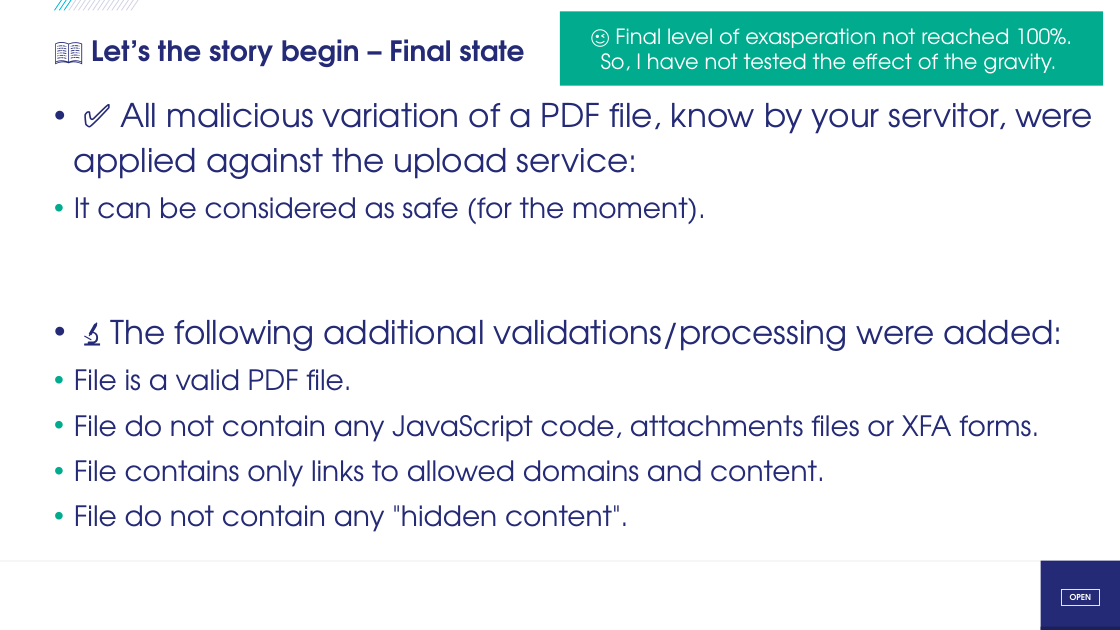
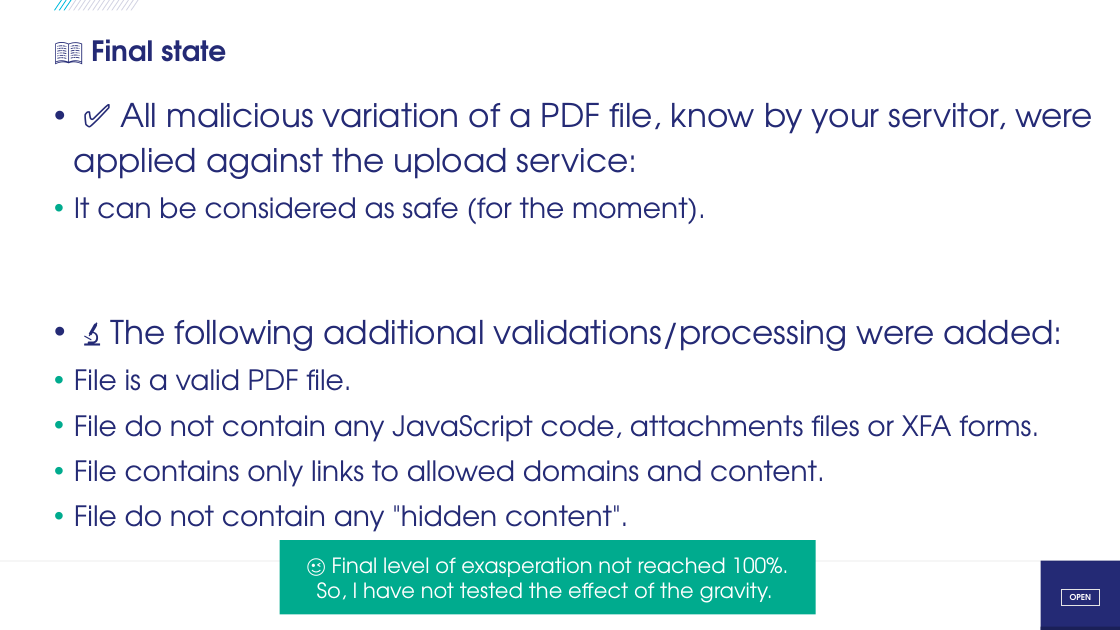
Before and after one commit to righettod/voxxeddays-lux-2026, a slide deck: slide 36 of presentation.pptx (slide 33 before the commit). Drawn at 1120x630 pixels with LibreOffice and Linux fonts; fonts in the diff are those of the drawing; background and template pictures are left out. Boxes give left, top, right and bottom in pixels: in the first picture for what was removed or moved away, otherwise in the second. Text is boxed around its words. In the diff, an @@ line names an element or a change of style, - is before the commit and + after.

```diff
--- a/presentation.pptx
+++ b/presentation.pptx
@@ title at bbox=[91, 39, 226, 62]: text changed @@
-📖 Let’s the story begin – Final state
+📖 Final state
@@ rectangle "😉 Final level of exasperation ...": place and size @@
-rectangle "😉 Final level of exasperation ..." at bbox=[560, 11, 1104, 85]
+rectangle "😉 Final level of exasperation ..." at bbox=[280, 540, 816, 614]
```
Also in this commit, not shown: 34 other slides changed, 6 slides added, 1 slide removed, 2 other files.
